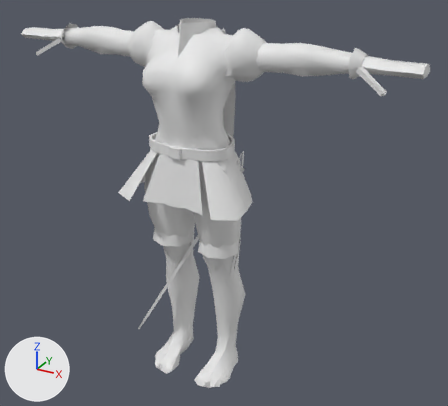
Renders of the Blender file assets/characters/wardrobe/source/duelist.blend from each side of a commit.
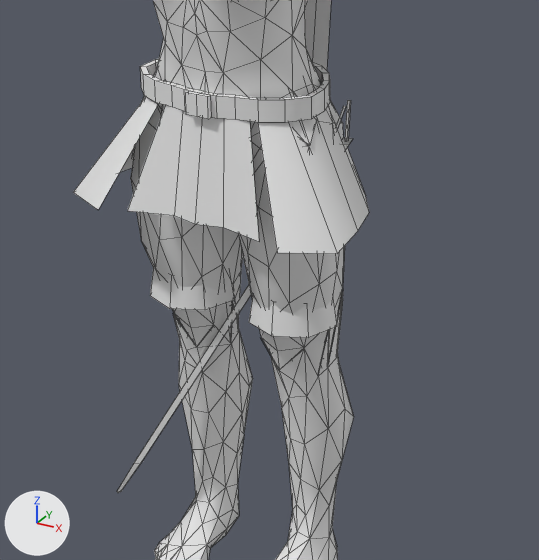
There are two pictures of each version: one whole from a 50 mm camera at (1.23, -1.97, 1.82) aimed at (0.02, 0.23, 0.72), one close up on the part from 19% to 74% of the width and 26% to 89% of the height. The lights are fixed; the arrows at lower left show +X, +Y and +Z. The older version's two pictures come first. The close-ups show mesh edges as thin lines.

In view in the first close-up: 'Outfit'.
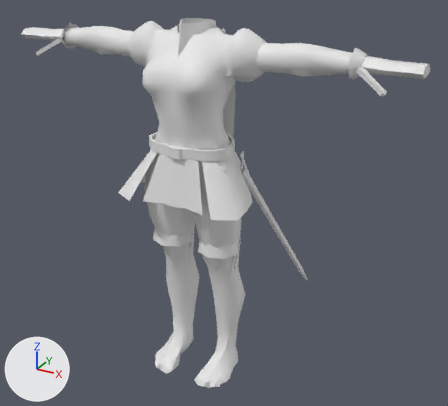
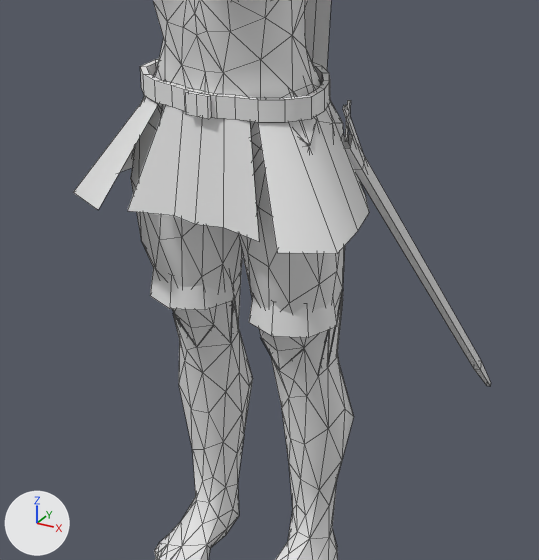
Pixel boxes (x1, y1, x2, y2) of what changed, in the close-ups (539 x 560 px; the box of a moved part takes in the faces that stretch with it):
'Outfit', reshaped
    before: (73, 0, 369, 560)
    after: (73, 0, 491, 560)
part 1 of me_outfit, moved or reshaped
    before: (117, 463, 140, 493)
    after: (474, 361, 491, 386)
part 2 of me_outfit, moved or reshaped
    before: (134, 108, 352, 464)
    after: (342, 106, 481, 370)

Edits to the bpy script that builds the scene:
```text
Change me_outfit:
    used by ob_outfit; location = (0.0, 0.0, 0.0)
    verts and faces of me_outfit; kept vertices keep their numbers, new ones are numbered from 1321
    before: 1280 (0.16, 0.04, 0.91), 1281 (0.15, 0.07, 0.91), 1282 (0.16, 0.07, 0.91), 1283 (0.17, 0.04, 0.91), 1284 (-0.23, -0.06, 0.22) at pixel (134, 462)
    before: 1285 (-0.23, -0.04, 0.22) at pixel (137, 456), 1286 (-0.22, -0.03, 0.22) at pixel (144, 457), 1287 (-0.21, -0.06, 0.22) at pixel (140, 463), 1288 (0.19, 0.05, 0.96), 1289 (0.18, 0.08, 0.96) at pixel (343, 137)
    before: 1290 (0.2, 0.08, 0.96) at pixel (353, 138), 1291 (0.2, 0.05, 0.96) at pixel (349, 144), 1292 (0.16, 0.04, 0.91), 1293 (0.15, 0.07, 0.91), 1294 (0.16, 0.07, 0.91)
    before: 1295 (0.17, 0.04, 0.91), 1317 (0.13, 0.04, 0.85), 1318 (0.12, 0.05, 0.85), 1319 (0.13, 0.04, 0.85), 1320 (0.13, 0.05, 0.85)
    remove me_outfit.from_pydata(...)  # 1321 vertices, 1722 faces; spans x -0.86..0.86, y -0.17..0.19, z -0.01..1.52
    add me_outfit.from_pydata(...)  # 1321 vertices, 1722 faces; spans x -0.86..0.86, y -0.17..0.63, z -0.01..1.52
    me_outfit part 1: the loose piece of 9 vertices spanning x -0.27..-0.21, y -0.06..-0.03, z 0.13..0.22 is multiplied about its middle by the matrix ((0.824, 0.0, -0.559), (-0.385, 0.722, -0.568), (0.405, 0.686, 0.598)), then moved by (0.52, 0.65, 0.06)
    me_outfit part 2
    add delete_vertices([*range(1284, 1288)])  # with the faces that use them
    add for i in [1318, 1319, 1320]: verts[i] += (0.08, 0.1, 0.01)
    add verts[1280] = (0.19, 0.09, 0.9)  # moved
    add verts[1292] = (0.19, 0.09, 0.9)  # moved
    add verts[1281] = (0.19, 0.11, 0.92)  # moved
    add verts[1293] = (0.19, 0.11, 0.92)  # moved
    add verts[1282] = (0.2, 0.12, 0.92)  # moved, pixel (364, 156)
    add verts[1294] = (0.2, 0.12, 0.92)  # moved, pixel (364, 156)
    add verts[1283] = (0.21, 0.09, 0.9)  # moved, pixel (362, 169)
    add verts[1295] = (0.21, 0.09, 0.9)  # moved, pixel (362, 169)
    add verts[1288] = (0.19, 0.05, 0.96)  # moved
    add verts[1291] = (0.2, 0.05, 0.96)  # moved, pixel (349, 148)
    add verts[1289] = (0.18, 0.07, 0.97)  # moved, pixel (342, 133)
    add verts[1290] = (0.2, 0.08, 0.97)  # moved, pixel (352, 134)
    add verts[1317] = (0.2, 0.14, 0.85)  # moved
    add verts[1321] = (0.27, 0.56, 0.27)  # pixel (473, 368)
    add verts[1322] = (0.26, 0.57, 0.28)
    add verts[1323] = (0.28, 0.58, 0.28)  # pixel (481, 360)
    add verts[1324] = (0.28, 0.56, 0.27)  # pixel (480, 369)
    add faces += [(1280, 1281, 1322, 1321), (1281, 1282, 1323, 1322), (1282, 1283, 1324, 1323), (1280, 1321, 1324, 1283)]  # mat_wr_closed (white #e7e7e7)
```
